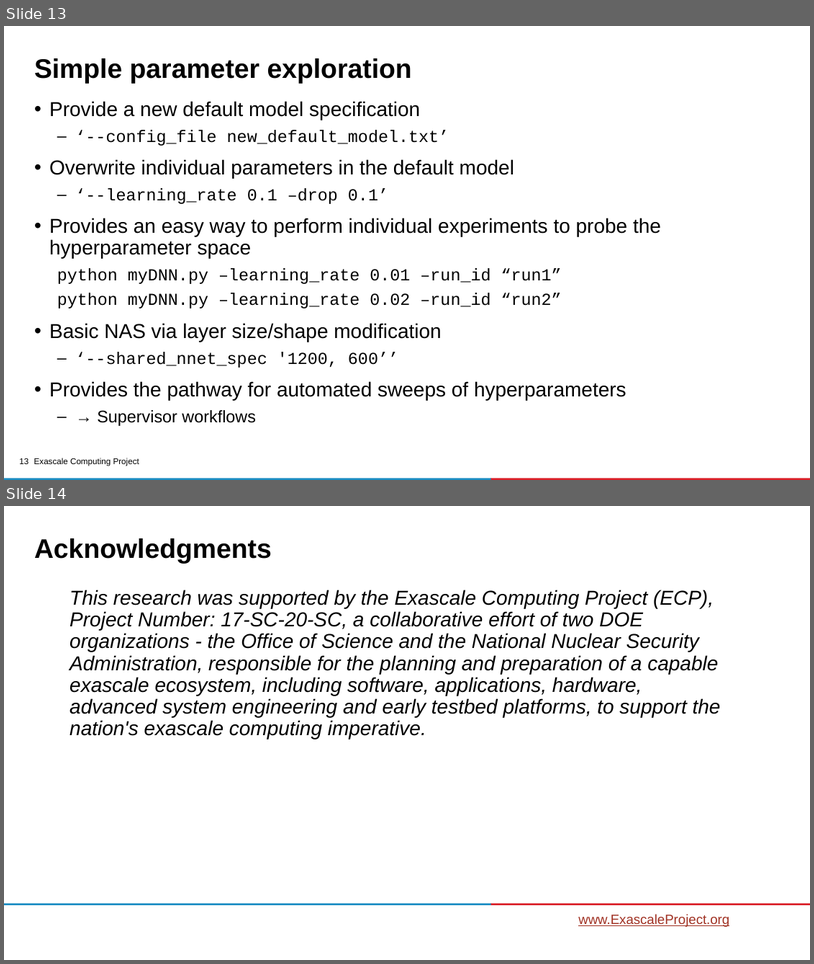
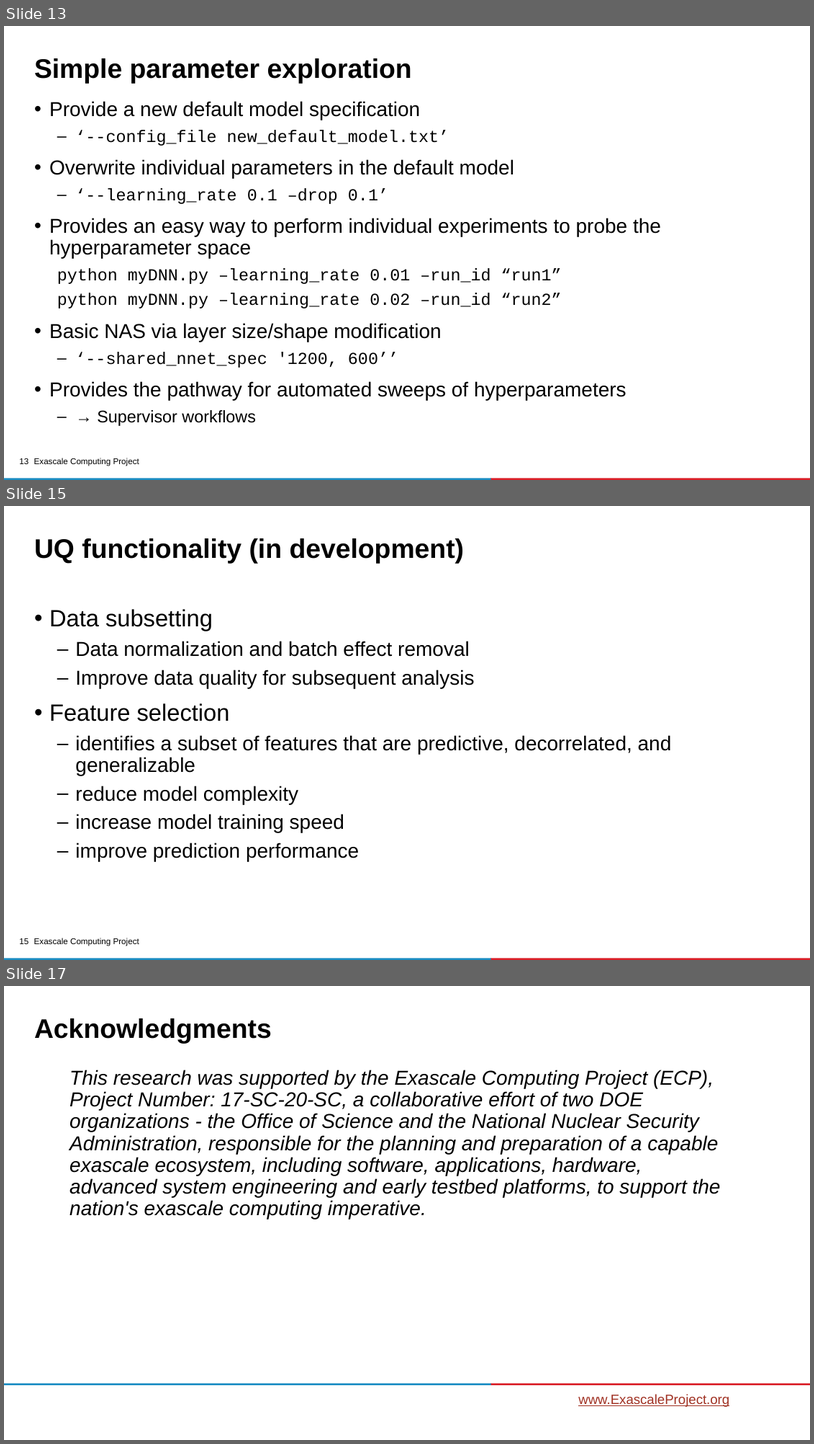
Before and after one commit to ECP-CANDLE/Tutorials, a slide deck: 2020/ECP/slides/03-library.pptx. Shown one above the other, each under a label of ours: slides 13 and 14 before the commit, slides 13, 15 and 17 after it; the slides between them are not shown. The pictures are 814x964 and 814x1444 pixels, drawn with LibreOffice and Linux fonts; fonts in the diff are those of the drawing; background and template pictures are left out. Boxes give left, top, right and bottom in pixels: in the first picture for what was removed or moved away, otherwise in the second. Text is boxed around its words. In the diff, an @@ line names an element or a change of style, - is before the commit and + after.

```diff
--- a/2020/ECP/slides/03-library.pptx
+++ b/2020/ECP/slides/03-library.pptx
@@ slide 15 added at [4,506,810,960], background #FFFFFF; not listed: 4 template elements that a slide beside it also shows @@
@@ title added at [34,538,465,564], 32 pt, text #000000, bold @@
+UQ functionality (in development)
@@ text added at [49,609,672,861], 24 pt, text #000000 @@
+• Data subsetting
+  – Data normalization and batch effect removal
+  – Improve data quality for subsequent analysis
+• Feature selection
+  – identifies a subset of features that are predictive, decorrelated, and generalizable
+  – reduce model complexity
+  – increase model training speed
+  – improve prediction performance
@@ what was slide 14 is now slide 17 @@
```
Also in this commit, not shown: 2 other slides added, 4 slides removed.
